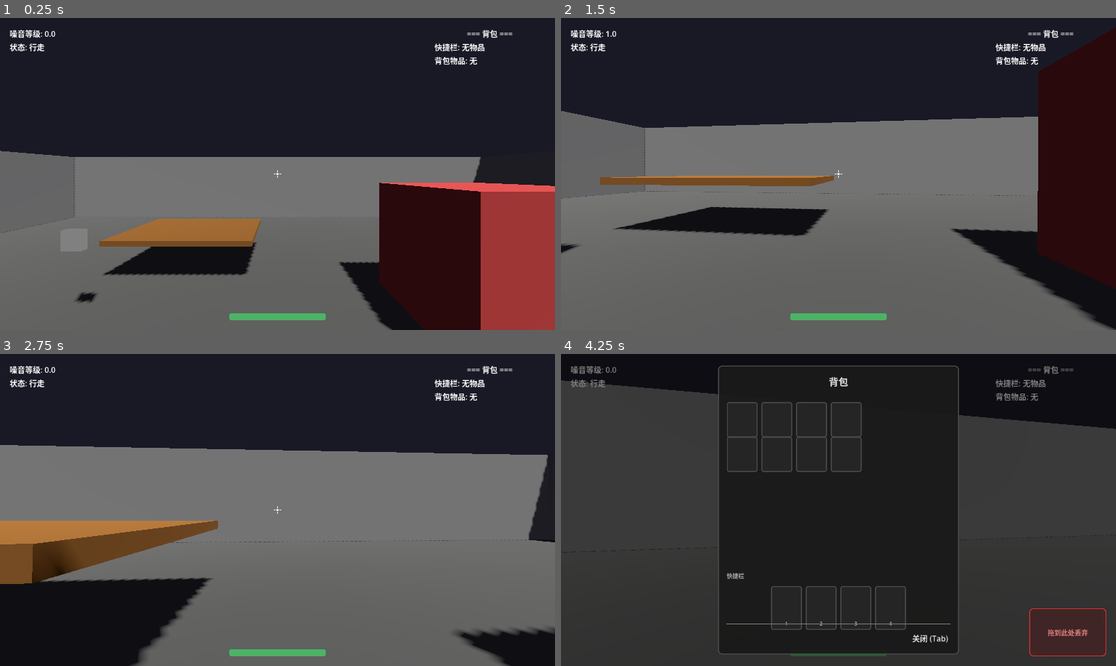
Above: before the commit, frames 1-4 (two rows, left to right).
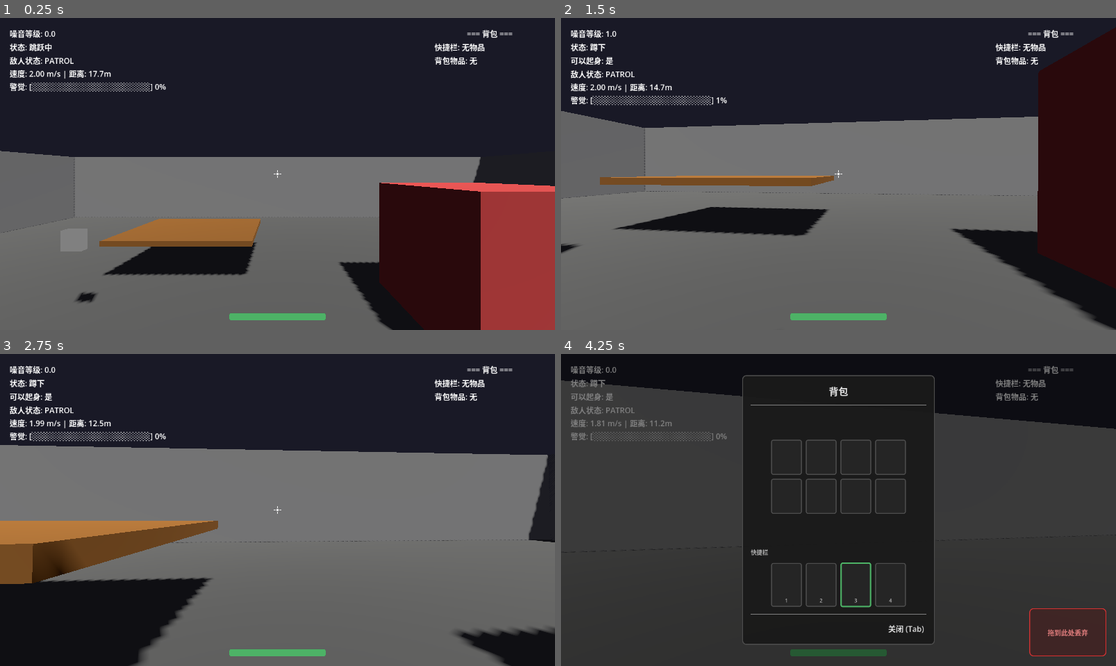
Above: after the commit, the same moments.

Repository: npfe-r/horror_miku
Game: Godot game, scene res://scenes/levels/test_level.tscn
The game is run twice, just before and just after one commit, with the same random seed, the same clock (stepped at 60 frames per second) and the same inputs.
Inputs (mouse positions are in pixels of both pictures, inside the frame that each line leads up to):
- Up to frame 1 (0.25 s): no input
- Up to frame 2 (1.5 s): tap Enter at 0.5 s; move the mouse to (866, 174) at 0.52 s; hold W (move_forward) from 0.53 s (still down); tap C (crouch) at 0.6 s; click (866, 174) at 0.67 s; tap Space (jump) at 0.77 s; move the mouse to (810, 174) at 1.27 s; tap E (interact) at 1.35 s; click (810, 174) at 1.42 s
- Up to frame 3 (2.75 s): keep holding W (move_forward); tap Space (jump) at 1.52 s; move the mouse to (288, 503) at 2.02 s; tap 1 (quick_slot_1) at 2.1 s; click (288, 503) at 2.17 s
- Up to frame 4 (4.25 s): keep holding W (move_forward); move the mouse to (832, 516) at 2.77 s; tap 2 (quick_slot_2) at 2.85 s; click (832, 516) at 2.92 s; tap Space (jump) at 3.02, 3.77 s; move the mouse to (877, 513) at 3.52 s; tap 3 (quick_slot_3) at 3.6 s; click (877, 513) at 3.67 s; tap Tab (toggle_inventory) at 4.15 s

The runs differ from the first frame. In frame 1, 0.8% of the frame differs, in the area x 1-30%, y 8-24%; in frame 2, 0.9%; in frame 3, 0.9%; in frame 4, 7.9%, in the area x 1-72%, y 3-97%.

Commit message:
修复交互refactor(ui): 优化库存界面布局和槽位控制逻辑
重构库存界面布局，调整面板尺寸和位置。将槽位容器从ScrollContainer改为CenterContainer以改善布局。
简化槽位控制逻辑，使用PanelContainer替代嵌套的Control结构，提高代码可维护性。
移除不必要的样式更新和冗余代码，优化槽位显示更新逻辑。

Diff:
--- a/scenes/ui/inventory_menu.tscn
+++ b/scenes/ui/inventory_menu.tscn
@@ -93,10 +93,10 @@
 anchor_top = 0.5
 anchor_right = 0.5
 anchor_bottom = 0.5
-offset_left = -250.0
-offset_top = -300.0
-offset_right = 250.0
-offset_bottom = 300.0
+offset_left = -200.0
+offset_top = -280.0
+offset_right = 200.0
+offset_bottom = 280.0
 grow_horizontal = 2
 grow_vertical = 2
 theme_override_styles/panel = SubResource("StyleBoxFlat_panel")
@@ -122,13 +122,13 @@
 [node name="HSeparator" type="HSeparator" parent="Panel/MarginContainer/VBoxContainer"]
 layout_mode = 2
 
-[node name="ScrollContainer" type="ScrollContainer" parent="Panel/MarginContainer/VBoxContainer"]
+[node name="SlotsContainer" type="CenterContainer" parent="Panel/MarginContainer/VBoxContainer"]
 layout_mode = 2
+size_flags_horizontal = 3
 size_flags_vertical = 3
 
-[node name="GridContainer" type="GridContainer" parent="Panel/MarginContainer/VBoxContainer/ScrollContainer"]
+[node name="GridContainer" type="GridContainer" parent="Panel/MarginContainer/VBoxContainer/SlotsContainer"]
 layout_mode = 2
-size_flags_horizontal = 4
 theme_override_constants/h_separation = 8
 theme_override_constants/v_separation = 8
 columns = 4
--- a/scripts/player/player_controller.gd
+++ b/scripts/player/player_controller.gd
@@ -74,6 +74,7 @@
 	_target_head_height = HEAD_HEIGHT_NORMAL
 	head.position.y = HEAD_HEIGHT_NORMAL
 
+	InteractionManager.set_player(self)
 	_setup_inventory()
 
 func _input(event: InputEvent) -> void:
--- a/scripts/ui/inventory_menu.gd
+++ b/scripts/ui/inventory_menu.gd
@@ -3,10 +3,10 @@
 
 signal menu_closed()
 
-const SLOT_SIZE: Vector2 = Vector2(64, 64)
+const SLOT_SIZE: int = 64
 const SLOT_GAP: int = 8
 
-@onready var grid_container: GridContainer = $Panel/MarginContainer/VBoxContainer/ScrollContainer/GridContainer
+@onready var grid_container: GridContainer = $Panel/MarginContainer/VBoxContainer/SlotsContainer/GridContainer
 @onready var item_info_panel: PanelContainer = $Panel/MarginContainer/VBoxContainer/ItemInfoPanel
 @onready var item_name_label: Label = $Panel/MarginContainer/VBoxContainer/ItemInfoPanel/MarginContainer/VBoxContainer/ItemName
 @onready var item_type_label: Label = $Panel/MarginContainer/VBoxContainer/ItemInfoPanel/MarginContainer/VBoxContainer/ItemType
@@ -16,8 +16,8 @@
 @onready var drop_zone: Control = $DropZone
 
 var player: PlayerController = null
-var slot_controls: Array[Control] = []
-var quick_bar_controls: Array[Control] = []
+var slot_controls: Array[PanelContainer] = []
+var quick_bar_controls: Array[PanelContainer] = []
 var selected_slot_index: int = -1
 
 var dragged_item: Control = null
@@ -42,9 +42,9 @@
 	slot_controls.clear()
 
 	for i in range(Inventory.MAX_SLOTS):
-		var slot_control: Control = _create_slot_control(i, false)
-		slot_controls.append(slot_control)
-		grid_container.add_child(slot_control)
+		var slot: PanelContainer = _create_slot_panel(i, false)
+		slot_controls.append(slot)
+		grid_container.add_child(slot)
 
 func _create_quick_bar_slots() -> void:
 	for child in quick_bar_container.get_children():
@@ -53,50 +53,44 @@
 	quick_bar_controls.clear()
 
 	for i in range(Inventory.QUICK_BAR_SIZE):
-		var slot_control: Control = _create_slot_control(i, true)
-		quick_bar_controls.append(slot_control)
-		quick_bar_container.add_child(slot_control)
-
-func _create_slot_control(slot_index: int, is_quick_bar: bool) -> Control:
-	var slot_control: Control = Control.new()
-	slot_control.custom_minimum_size = SLOT_SIZE
-	slot_control.set_meta("slot_index", slot_index)
-	slot_control.set_meta("is_quick_bar", is_quick_bar)
-
-	var panel: PanelContainer = PanelContainer.new()
-	panel.name = "Panel"
-	panel.set_anchors_preset(Control.PRESET_FULL_RECT)
-	var style: StyleBoxFlat = StyleBoxFlat.new()
+		var slot: PanelContainer = _create_slot_panel(i, true)
+		quick_bar_controls.append(slot)
+		quick_bar_container.add_child(slot)
+
+func _create_slot_panel(slot_index: int, is_quick_bar: bool) -> PanelContainer:
+	var panel := PanelContainer.new()
+	panel.custom_minimum_size = Vector2(SLOT_SIZE, SLOT_SIZE)
+	panel.size_flags_horizontal = Control.SIZE_SHRINK_CENTER
+	panel.size_flags_vertical = Control.SIZE_SHRINK_CENTER
+	panel.set_meta("slot_index", slot_index)
+	panel.set_meta("is_quick_bar", is_quick_bar)
+
+	var style := StyleBoxFlat.new()
 	style.bg_color = Color(0.15, 0.15, 0.15, 0.9)
 	style.border_color = Color(0.3, 0.3, 0.3, 1)
 	style.set_border_width_all(2)
 	style.set_corner_radius_all(4)
 	panel.add_theme_stylebox_override("panel", style)
-	slot_control.add_child(panel)
-
-	var margin: MarginContainer = MarginContainer.new()
-	margin.name = "Margin"
-	margin.set_anchors_preset(Control.PRESET_FULL_RECT)
+
+	var margin := MarginContainer.new()
 	margin.add_theme_constant_override("margin_left", 4)
 	margin.add_theme_constant_override("margin_top", 4)
 	margin.add_theme_constant_override("margin_right", 4)
 	margin.add_theme_constant_override("margin_bottom", 4)
 	panel.add_child(margin)
 
-	var vbox: VBoxContainer = VBoxContainer.new()
-	vbox.name = "VBox"
-	vbox.set_anchors_preset(Control.PRESET_FULL_RECT)
+	var vbox := VBoxContainer.new()
 	vbox.alignment = BoxContainer.ALIGNMENT_CENTER
 	margin.add_child(vbox)
 
-	var icon_rect: TextureRect = TextureRect.new()
+	var icon_rect := TextureRect.new()
 	icon_rect.name = "Icon"
 	icon_rect.expand_mode = TextureRect.EXPAND_FIT_WIDTH_PROPORTIONAL
 	icon_rect.stretch_mode = TextureRect.STRETCH_KEEP_ASPECT_CENTERED
 	icon_rect.custom_minimum_size = Vector2(40, 40)
 	vbox.add_child(icon_rect)
 
-	var count_label: Label = Label.new()
+	var count_label := Label.new()
 	count_label.name = "CountLabel"
 	count_label.horizontal_alignment = HORIZONTAL_ALIGNMENT_RIGHT
 	count_label.add_theme_font_size_override("font_size", 12)
@@ -106,7 +100,7 @@
 	vbox.add_child(count_label)
 
 	if is_quick_bar:
-		var key_label: Label = Label.new()
+		var key_label := Label.new()
 		key_label.name = "KeyLabel"
 		key_label.text = str(slot_index + 1)
 		key_label.horizontal_alignment = HORIZONTAL_ALIGNMENT_CENTER
@@ -114,9 +108,9 @@
 		key_label.add_theme_color_override("font_color", Color(0.7, 0.7, 0.7, 1))
 		vbox.add_child(key_label)
 
-	slot_control.gui_input.connect(_on_slot_gui_input.bind(slot_control))
-
-	return slot_control
+	panel.gui_input.connect(_on_slot_gui_input.bind(panel))
+
+	return panel
 
 func _connect_signals() -> void:
 	close_button.pressed.connect(_on_close_button_pressed)
@@ -168,10 +162,12 @@
 	for i in range(quick_bar_controls.size()):
 		_update_slot_display(quick_bar_controls[i], i, true)
 
-func _update_slot_display(slot_control: Control, slot_index: int, is_quick_bar: bool) -> void:
-	var icon_rect: TextureRect = slot_control.find_child("Icon") as TextureRect
-	var count_label: Label = slot_control.find_child("CountLabel") as Label
-	var panel: PanelContainer = slot_control.find_child("Panel") as PanelContainer
+func _update_slot_display(panel: PanelContainer, slot_index: int, is_quick_bar: bool) -> void:
+	var icon_rect: TextureRect = panel.find_child("Icon") as TextureRect
+	var count_label: Label = panel.find_child("CountLabel") as Label
+
+	if not icon_rect or not count_label:
+		return
 
 	var actual_slot: ItemSlot = null
 
@@ -182,55 +178,38 @@
 		actual_slot = player.inventory.get_slot(slot_index)
 
 	if actual_slot and not actual_slot.is_empty():
-		if actual_slot.item_data.icon:
-			icon_rect.texture = actual_slot.item_data.icon
-		else:
-			icon_rect.texture = null
+		icon_rect.texture = actual_slot.item_data.icon
 		count_label.text = str(actual_slot.count) if actual_slot.count > 1 else ""
-
-		var style: StyleBoxFlat = panel.get_theme_stylebox("panel") as StyleBoxFlat
-		if style:
-			style.border_color = Color(0.4, 0.4, 0.4, 1)
 	else:
 		icon_rect.texture = null
 		count_label.text = ""
 
-		var style: StyleBoxFlat = panel.get_theme_stylebox("panel") as StyleBoxFlat
-		if style:
-			style.border_color = Color(0.3, 0.3, 0.3, 1)
-
 func _update_quick_bar_selection(index: int) -> void:
 	for i in range(quick_bar_controls.size()):
-		var slot_control: Control = quick_bar_controls[i]
-		var panel: PanelContainer = slot_control.find_child("Panel") as PanelContainer
+		var panel: PanelContainer = quick_bar_controls[i]
 		var style: StyleBoxFlat = panel.get_theme_stylebox("panel") as StyleBoxFlat
 		if style:
 			if i == index:
 				style.border_color = Color(0.3, 0.7, 0.4, 1)
-				style.border_width_left = 3
-				style.border_width_top = 3
-				style.border_width_right = 3
-				style.border_width_bottom = 3
+				style.set_border_width_all(3)
 			else:
-				style.border_width_left = 2
-				style.border_width_top = 2
-				style.border_width_right = 2
-				style.border_width_bottom = 2
-
-func _on_slot_gui_input(event: InputEvent, slot_control: Control) -> void:
-	var slot_index: int = slot_control.get_meta("slot_index")
-	var is_quick_bar: bool = slot_control.get_meta("is_quick_bar")
+				style.border_color = Color(0.3, 0.3, 0.3, 1)
+				style.set_border_width_all(2)
+
+func _on_slot_gui_input(event: InputEvent, panel: PanelContainer) -> void:
+	var slot_index: int = panel.get_meta("slot_index")
+	var is_quick_bar: bool = panel.get_meta("is_quick_bar")
 
 	if event is InputEventMouseButton:
 		if event.button_index == MOUSE_BUTTON_LEFT:
 			if event.pressed:
-				_start_drag(slot_control, slot_index, is_quick_bar)
+				_start_drag(panel, slot_index, is_quick_bar)
 			else:
-				_end_drag(slot_control, slot_index, is_quick_bar)
+				_end_drag(panel, slot_index, is_quick_bar)
 		elif event.button_index == MOUSE_BUTTON_RIGHT and event.pressed:
 			_on_slot_right_click(slot_index, is_quick_bar)
 
-func _start_drag(slot_control: Control, slot_index: int, is_quick_bar: bool) -> void:
+func _start_drag(panel: PanelContainer, slot_index: int, is_quick_bar: bool) -> void:
 	if not player or not player.inventory:
 		return
 
@@ -248,21 +227,24 @@
 	dragged_from_index = slot_index
 	dragged_from_quick_bar = is_quick_bar
 
-	var icon_rect: TextureRect = slot_control.find_child("Icon") as TextureRect
+	var icon_rect: TextureRect = panel.find_child("Icon") as TextureRect
+	if not icon_rect:
+		return
 
 	dragged_item = Control.new()
 	dragged_item.mouse_filter = Control.MOUSE_FILTER_IGNORE
-	dragged_item.set_anchors_preset(Control.PRESET_CENTER)
 	dragged_item.custom_minimum_size = Vector2(48, 48)
-
-	var drag_icon: TextureRect = TextureRect.new()
+	dragged_item.size_flags_horizontal = Control.SIZE_SHRINK_CENTER
+	dragged_item.size_flags_vertical = Control.SIZE_SHRINK_CENTER
+
+	var drag_icon := TextureRect.new()
 	drag_icon.texture = icon_rect.texture
 	drag_icon.expand_mode = TextureRect.EXPAND_FIT_WIDTH_PROPORTIONAL
 	drag_icon.stretch_mode = TextureRect.STRETCH_KEEP_ASPECT_CENTERED
 	drag_icon.custom_minimum_size = Vector2(48, 48)
 	dragged_item.add_child(drag_icon)
 
-	var drag_count: Label = Label.new()
+	var drag_count := Label.new()
 	drag_count.text = str(actual_slot.count) if actual_slot.count > 1 else ""
 	drag_count.horizontal_alignment = HORIZONTAL_ALIGNMENT_RIGHT
 	drag_count.add_theme_font_size_override("font_size", 12)
@@ -275,12 +257,11 @@
 	dragged_item.global_position = get_global_mouse_position() - Vector2(24, 24)
 	drag_offset = Vector2(24, 24)
 
-	var panel: PanelContainer = slot_control.find_child("Panel") as PanelContainer
 	var style: StyleBoxFlat = panel.get_theme_stylebox("panel") as StyleBoxFlat
 	if style:
 		style.bg_color = Color(0.1, 0.1, 0.1, 0.5)
 
-func _end_drag(slot_control: Control, slot_index: int, is_quick_bar: bool) -> void:
+func _end_drag(_panel: PanelContainer, _slot_index: int, _is_quick_bar: bool) -> void:
 	if not dragged_item:
 		return
 
@@ -288,7 +269,7 @@
 
 	var dropped_on_slot: bool = false
 	for i in range(slot_controls.size()):
-		var target: Control = slot_controls[i]
+		var target: PanelContainer = slot_controls[i]
 		if target.get_global_rect().has_point(drop_pos):
 			_handle_drop_on_slot(i, false)
 			dropped_on_slot = true
@@ -296,7 +277,7 @@
 
 	if not dropped_on_slot:
 		for i in range(quick_bar_controls.size()):
-			var target: Control = quick_bar_controls[i]
+			var target: PanelContainer = quick_bar_controls[i]
 			if target.get_global_rect().has_point(drop_pos):
 				_handle_drop_on_slot(i, true)
 				dropped_on_slot = true
@@ -354,14 +335,13 @@
 		dragged_item = null
 
 	if dragged_from_index >= 0:
-		var slot_control: Control
+		var panel: PanelContainer
 		if dragged_from_quick_bar:
-			slot_control = quick_bar_controls[dragged_from_index]
+			panel = quick_bar_controls[dragged_from_index]
 		else:
-			slot_control = slot_controls[dragged_from_index]
-
-		if slot_control:
-			var panel: PanelContainer = slot_control.find_child("Panel") as PanelContainer
+			panel = slot_controls[dragged_from_index]
+
+		if panel:
 			var style: StyleBoxFlat = panel.get_theme_stylebox("panel") as StyleBoxFlat
 			if style:
 				style.bg_color = Color(0.15, 0.15, 0.15, 0.9)
Not shown: 1 places in scenes/ui/inventory_menu.tscn that only renumber resources
